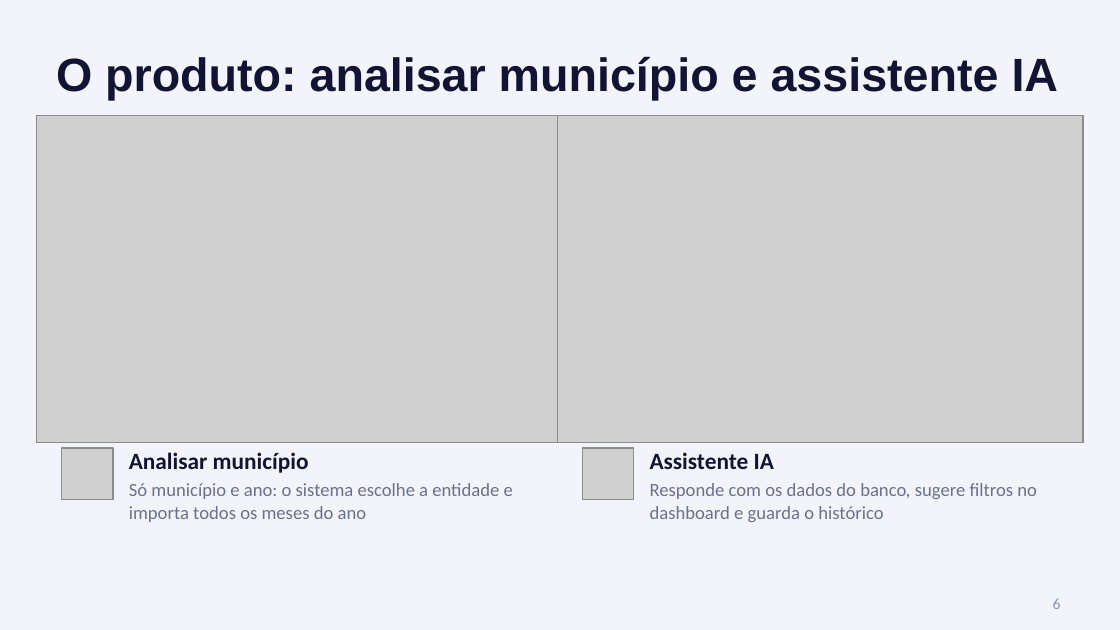
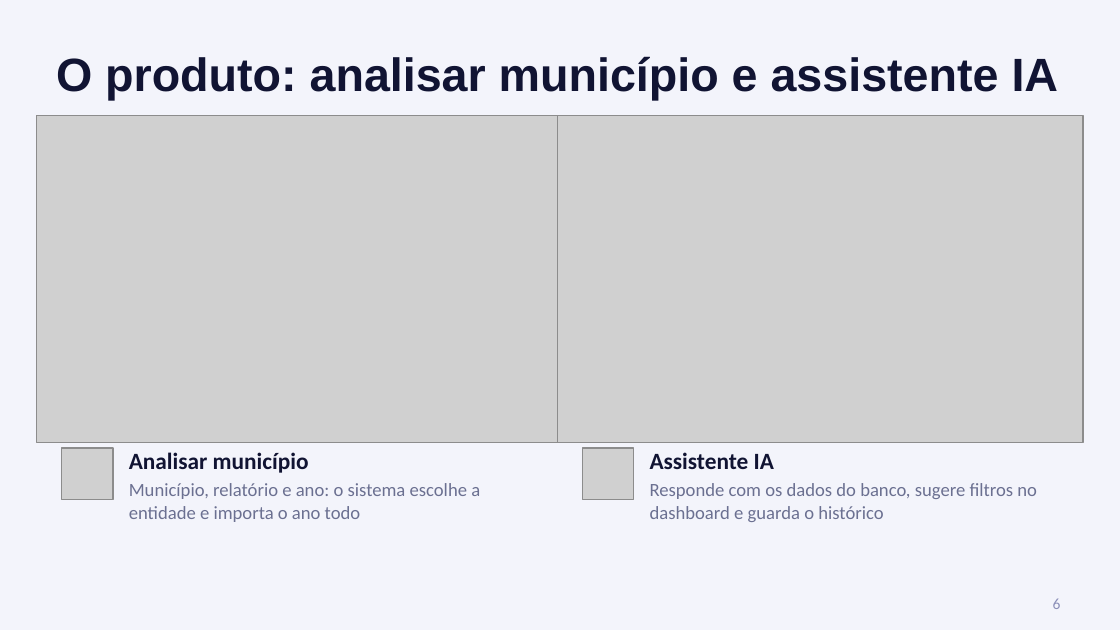
Before and after one commit to erthal-guu/PayRoll-DA, a slide deck: slide 6 of payroll-da/docs/apresentacao/PayRoll-DA.pptx. Drawn at 1120x630 pixels with LibreOffice and Linux fonts; fonts in the diff are those of the drawing; grey boxes stand for pictures. Boxes give left, top, right and bottom in pixels: in the first picture for what was removed or moved away, otherwise in the second. Text is boxed around its words. In the diff, an @@ line names an element or a change of style, - is before the commit and + after.

```diff
--- a/payroll-da/docs/apresentacao/PayRoll-DA.pptx
+++ b/payroll-da/docs/apresentacao/PayRoll-DA.pptx
@@ text at (x1=129, y1=483, x2=480, y2=522): text changed @@
-Só município e ano: o sistema escolhe a entidade e importa todos os meses do ano
+Município, relatório e ano: o sistema escolhe a entidade e importa o ano todo
```
Also in this commit, not shown: 1 other slide changed, 13 other files.
